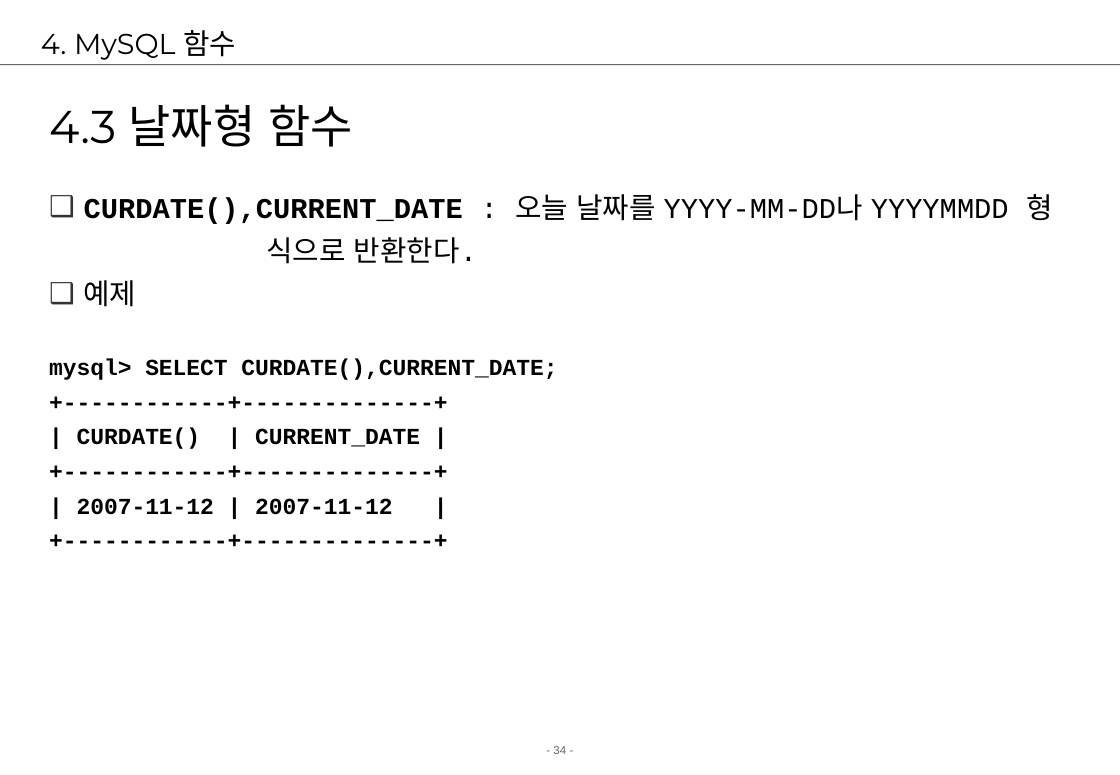
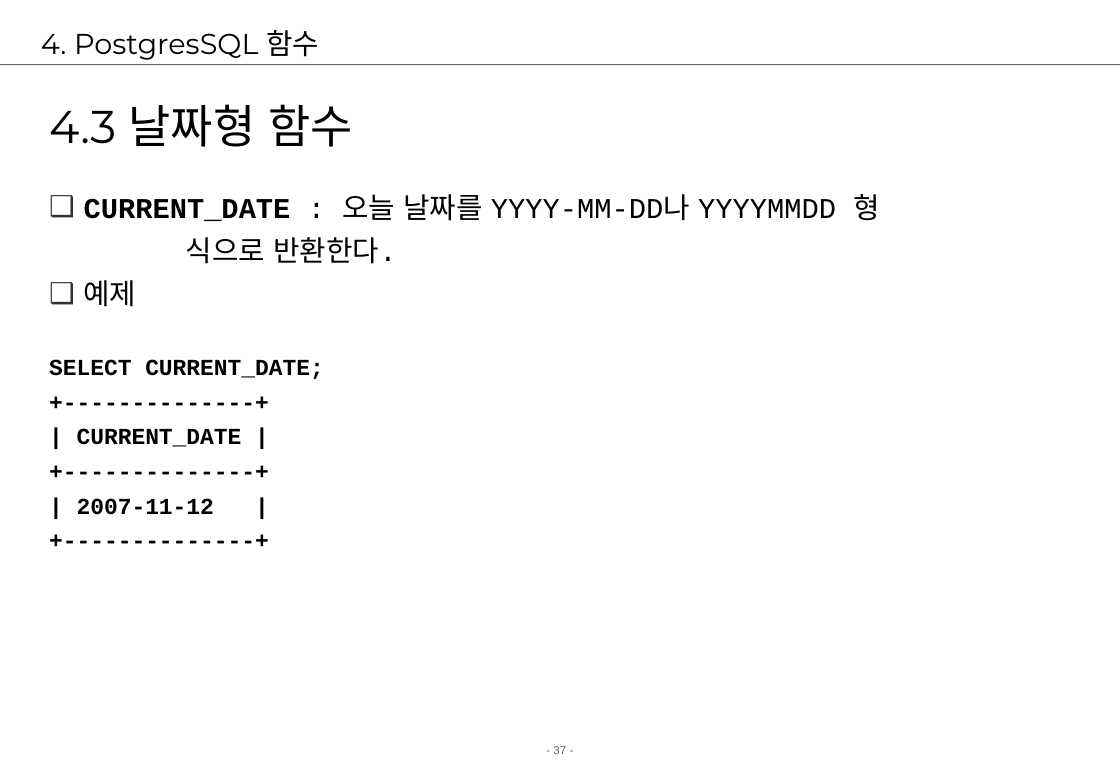
Before and after one commit to jungeunlee95/cafe24-TIL, a slide deck: slide 37 of 2 강의자료/02.강의/5. postgresql/postgresql2-검색.ppt (slide 34 before the commit). Drawn at 1120x775 pixels with LibreOffice and Linux fonts; fonts in the diff are those of the drawing; background and template pictures are left out. Boxes give left, top, right and bottom in pixels: in the first picture for what was removed or moved away, otherwise in the second. Text is boxed around its words. In the diff, an @@ line names an element or a change of style, - is before the commit and + after.

Commit message:
postgresql

```diff
--- a/2 강의자료/02.강의/5. postgresql/postgresql2-검색.ppt
+++ b/2 강의자료/02.강의/5. postgresql/postgresql2-검색.ppt
@@ title at bbox=[41, 30, 319, 60]: text changed @@
-4. MySQL 함수
+4. PostgresSQL 함수
@@ text at bbox=[84, 194, 880, 221]: text changed @@
-❑ CURDATE(),CURRENT_DATE : 오늘 날짜를 YYYY-MM-DD나 YYYYMMDD 형
+❑ CURRENT_DATE : 오늘 날짜를 YYYY-MM-DD나 YYYYMMDD 형
@@ text at bbox=[49, 359, 324, 515]: text changed @@
-mysql> SELECT CURDATE(),CURRENT_DATE;
-+------------+--------------+
-| CURDATE() | CURRENT_DATE |
-+------------+--------------+
-| 2007-11-12 | 2007-11-12 |
-+------------+--------------+
+SELECT CURRENT_DATE;
++--------------+
+| CURRENT_DATE |
++--------------+
+| 2007-11-12 |
++--------------+
@@ page number at bbox=[553, 746, 566, 754]: text changed @@
-- 34 -
+- 37 -
```
Also in this commit, not shown: 44 other slides changed, 4 slides added, 1 slide removed, 27 other files.
